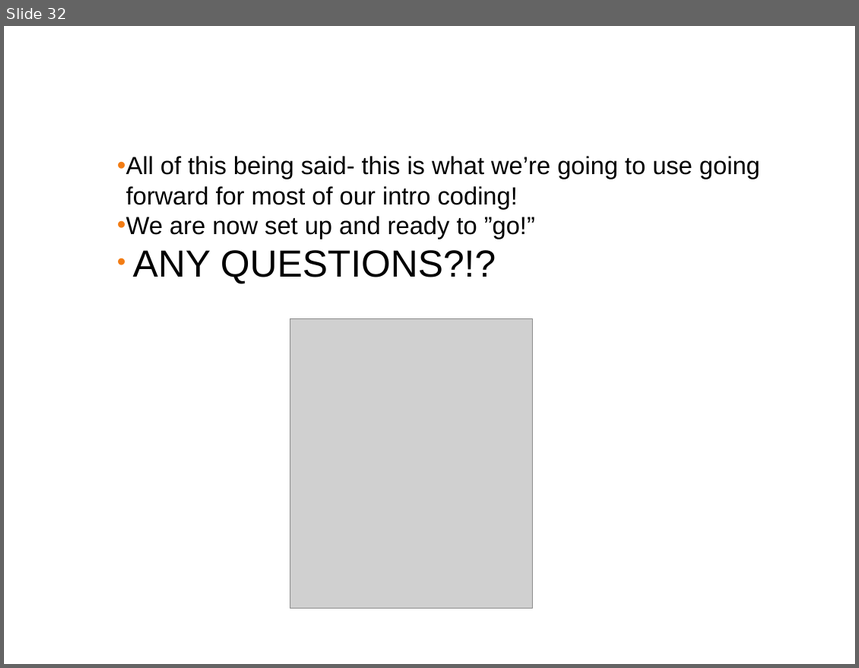
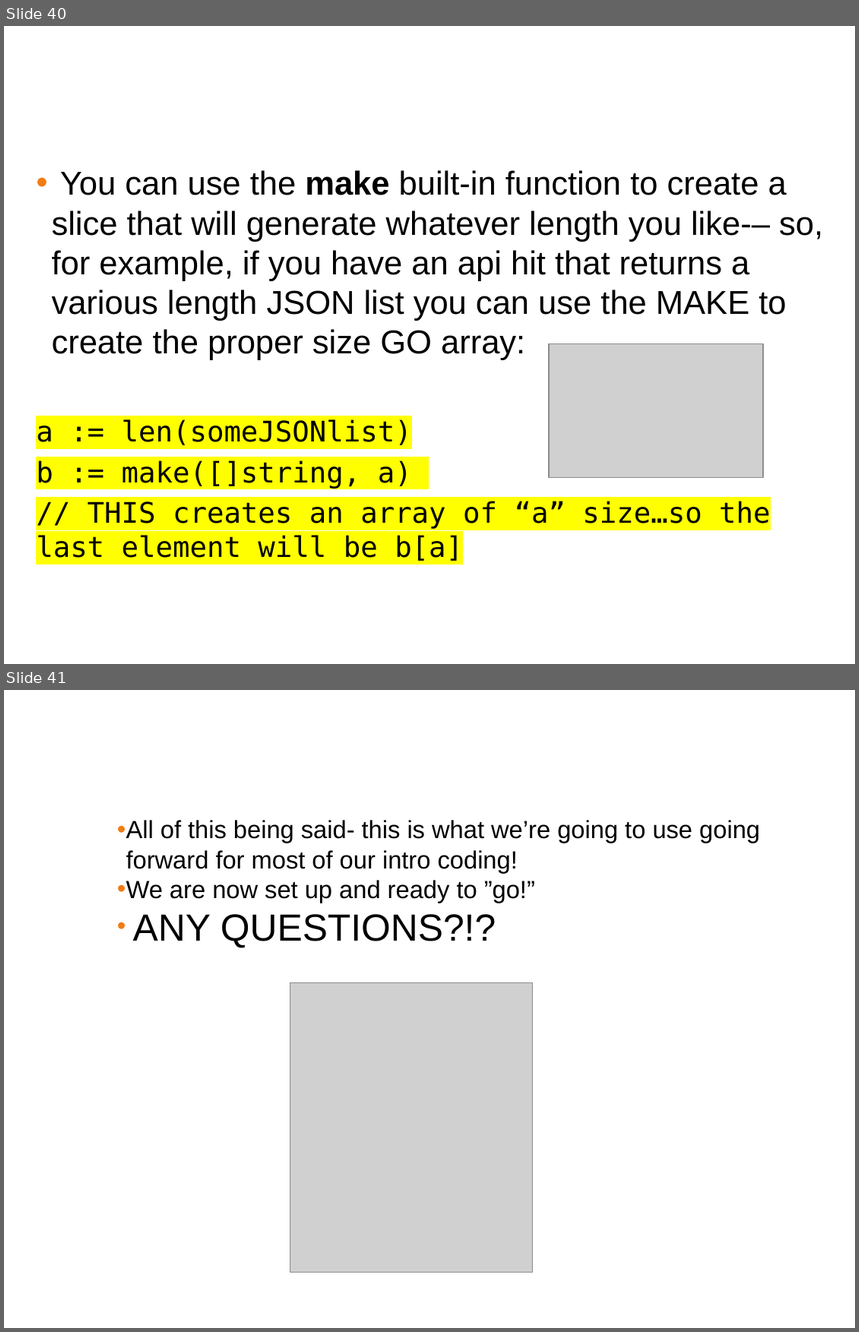
Before and after one commit to ferninphilly/golang_vmware, a slide deck: Module_Two/presentations/module_2_presentation.pptx. Shown one above the other, each under a label of ours: slide 32 before the commit, slides 40 and 41 after it. The pictures are 859x668 and 859x1332 pixels, drawn with LibreOffice and Linux fonts; fonts in the diff are those of the drawing; grey boxes stand for pictures; background and template pictures are left out. Boxes give left, top, right and bottom in pixels: in the first picture for what was removed or moved away, otherwise in the second. Text is boxed around its words. In the diff, an @@ line names an element or a change of style, - is before the commit and + after.

```diff
--- a/Module_Two/presentations/module_2_presentation.pptx
+++ b/Module_Two/presentations/module_2_presentation.pptx
@@ slide 40 added at <box>4,26,855,664</box>, background #FFFFFF @@
@@ title added at <box>11,40,848,103</box>, 38 pt, text #FFFFFF @@
+Slices as Dynamic Arrays
@@ text added at <box>36,170,823,561</box>, 28 pt, text #000000 @@
+• You can use the make built-in function to create a slice that will generate whatever length you like-– so, for example, if you have an api hit that returns a various length JSON list you can use the MAKE to create the proper size GO array:
+a := len(someJSONlist)
+b := make([]string, a)
+// THIS creates an array of “a” size…so the last element will be b[a]
@@ picture added at <box>549,344,763,478</box> @@
@@ what was slide 32 is now slide 41 @@
```
Also in this commit, not shown: 8 other slides added, 1 other file.
